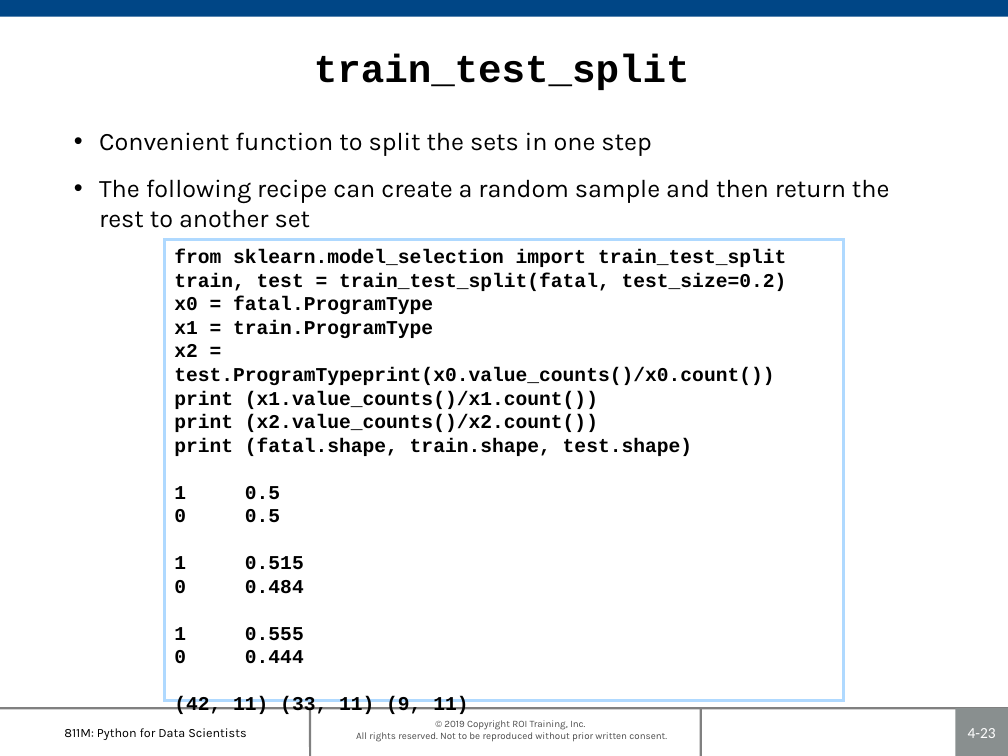
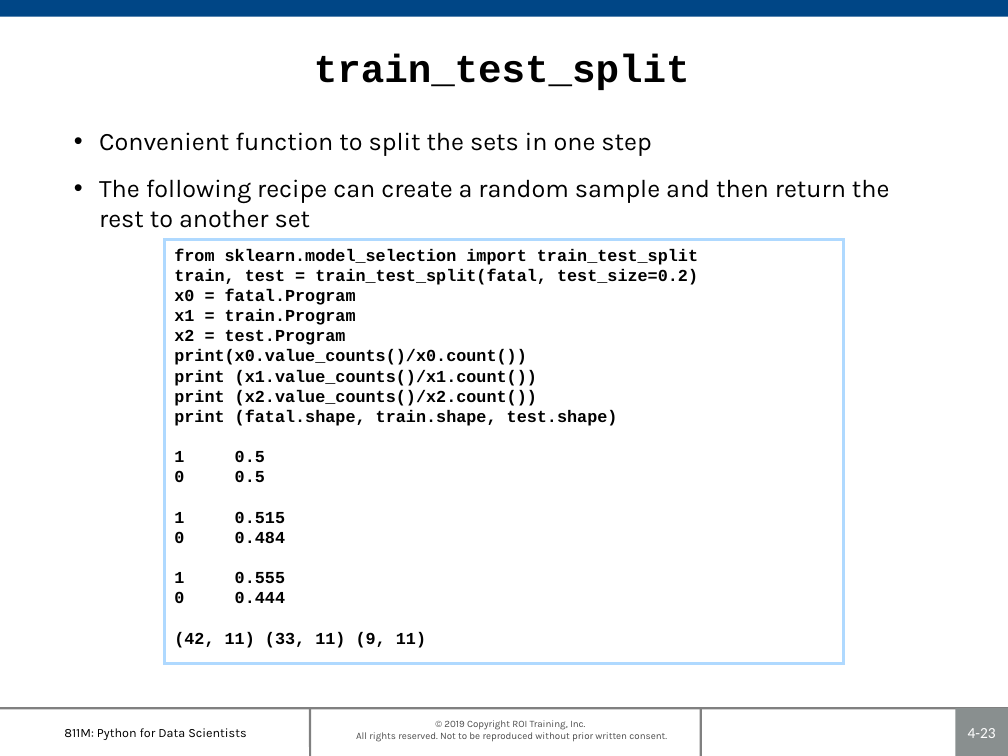
Before and after one commit to roitraining/PythonML, a slide deck: slide 23 of 811M-Ch04_DataPreparation.pptx. Drawn at 1008x756 pixels with LibreOffice and Linux fonts; fonts in the diff are those of the drawing; background and template pictures are left out. Boxes give left, top, right and bottom in pixels: in the first picture for what was removed or moved away, otherwise in the second. Text is boxed around its words. In the diff, an @@ line names an element or a change of style, - is before the commit and + after.

```diff
--- a/811M-Ch04_DataPreparation.pptx
+++ b/811M-Ch04_DataPreparation.pptx
@@ rectangle "from sklearn.model_selection import train_test_split": place and size @@
-rectangle "from sklearn.model_selection import train_test_split" at (164,239,844,701)
+rectangle "from sklearn.model_selection import train_test_split" at (164,239,844,663)
@@ text in rectangle at (174,248,698,648): size 14 to 12 pt in "from sklearn.model_selection import train_test_split", "train, test = train_test_split(fatal, test_size=0.2)", "print (x1.value_counts()/x1.count())", "print (x2.value_counts()/x2.count())" and 8 more places @@
@@ text in rectangle at (174,288,527,365): text changed; size 14 to 12 pt @@
-x0 = fatal.ProgramType
-x1 = train.ProgramType
-x2 = test.ProgramTypeprint(x0.value_counts()/x0.count())
+x0 = fatal.Program
+x1 = train.Program
+x2 = test.Program
+print(x0.value_counts()/x0.count())
```
Also in this commit, not shown: 4 other slides changed, 7 other files.
